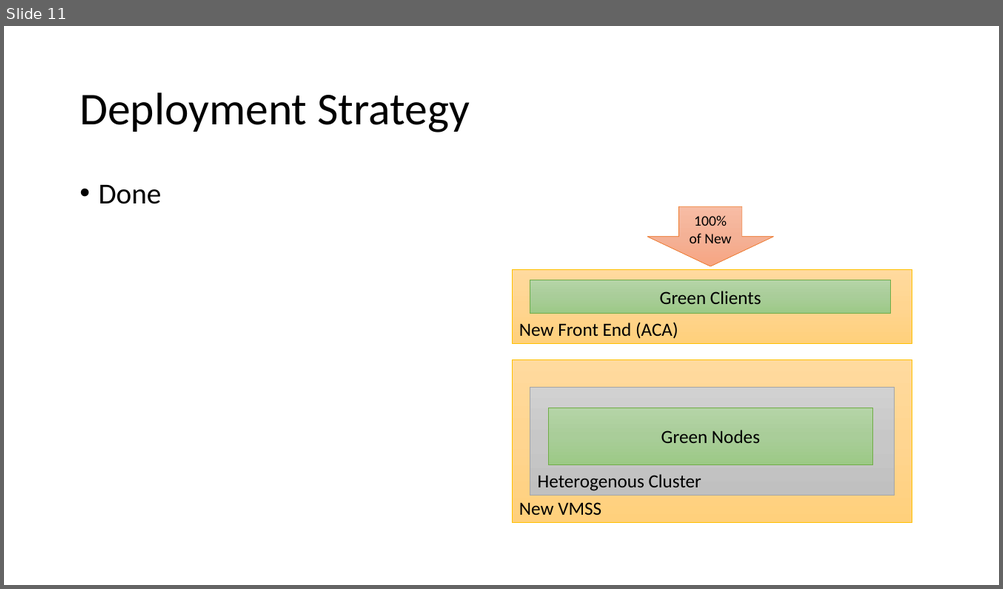
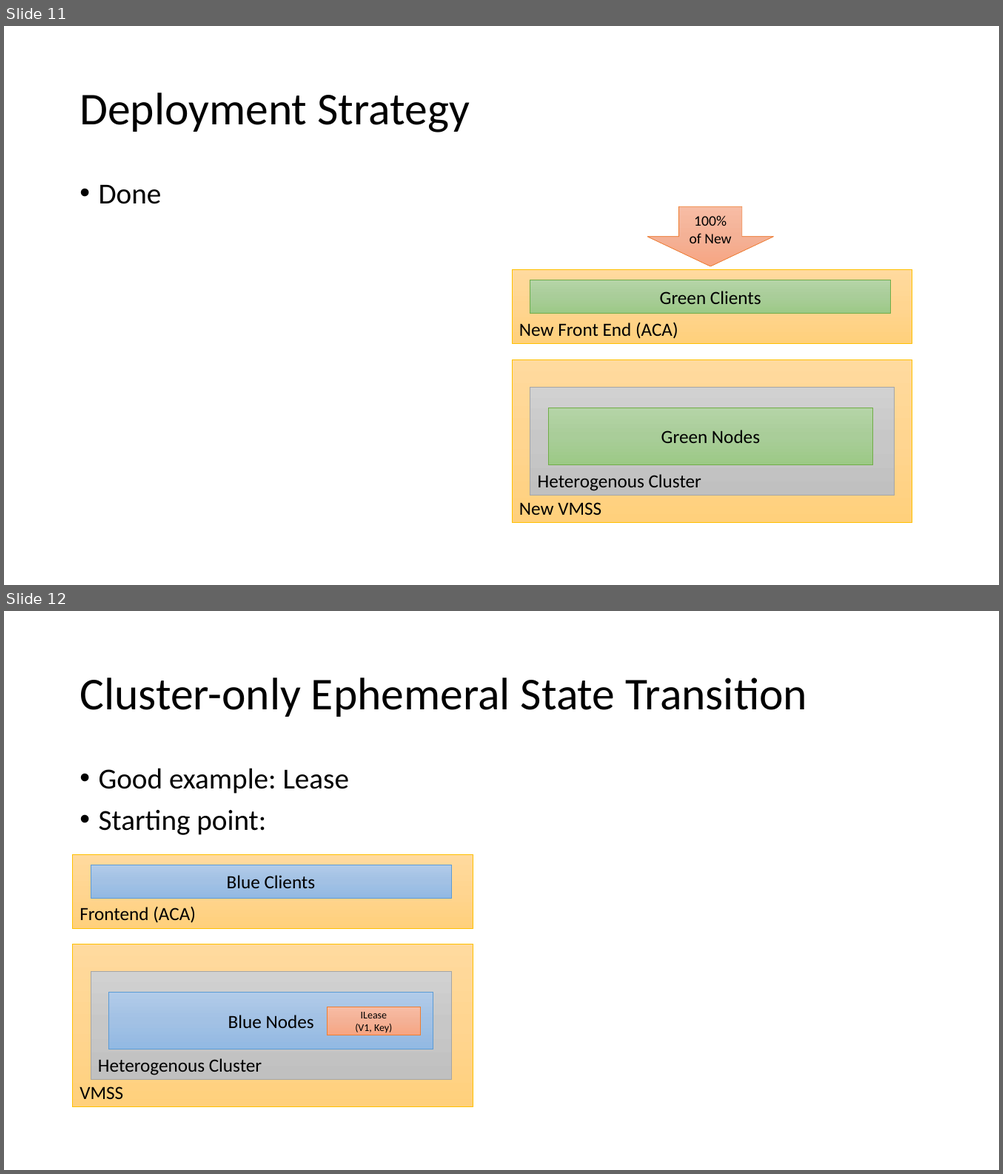
Before and after one commit to MarkNickeson/OrleansVersionAndDeploy, a slide deck: Orleans Versioning and Deployment.pptx. Shown one above the other, each under a label of ours: slide 11 before the commit, slides 11 and 12 after it. The pictures are 1003x589 and 1003x1174 pixels, drawn with LibreOffice and Linux fonts; fonts in the diff are those of the drawing. Boxes give left, top, right and bottom in pixels: in the first picture for what was removed or moved away, otherwise in the second. Text is boxed around its words. In the diff, an @@ line names an element or a change of style, - is before the commit and + after.

```diff
--- a/Orleans Versioning and Deployment.pptx
+++ b/Orleans Versioning and Deployment.pptx
@@ slide 12 added at (x1=4, y1=611, x2=999, y2=1170), background #FFFFFF @@
@@ title added at (x1=79, y1=678, x2=808, y2=717), 44 pt, text #000000 @@
+Cluster-only Ephemeral State Transition
@@ text added at (x1=99, y1=768, x2=350, y2=835), 28 pt, text #000000 @@
+• Good example: Lease
+• Starting point:
@@ rectangle added at (x1=73, y1=854, x2=473, y2=928), fill gradient #FFDB9E to #FFD590 to #FFD07C, outline #FFC000 0.5 pt, 18 pt, text #000000 @@
+Frontend (ACA)
@@ rectangle added at (x1=91, y1=865, x2=451, y2=898), fill gradient #B1CBE9 to #A3C1E5 to #93B9E4, outline #5B9BD5 0.5 pt, 18 pt, text #000000 @@
+Blue Clients
@@ rectangle added at (x1=73, y1=945, x2=473, y2=1107), fill gradient #FFDB9E to #FFD590 to #FFD07C, outline #FFC000 0.5 pt, 18 pt, text #000000 @@
+VMSS
@@ rectangle added at (x1=91, y1=972, x2=451, y2=1080), fill gradient #D2D2D2 to #C8C8C8 to #C0C0C0, outline #A5A5A5 0.5 pt, 18 pt, text #000000 @@
+Heterogenous Cluster
@@ rectangle added at (x1=109, y1=992, x2=434, y2=1050), fill gradient #B1CBE9 to #A3C1E5 to #93B9E4, outline #5B9BD5 0.5 pt, 18 pt, text #000000 @@
+Blue Nodes
@@ rectangle added at (x1=327, y1=1007, x2=421, y2=1036), fill gradient #F7BDA5 to #F5B196 to #F8A582, outline #ED7D31 0.5 pt, 10 pt, text #000000 @@
+ILease
+(V1, Key)
```
Also in this commit, not shown: 2 other slides added, 13 other files.
